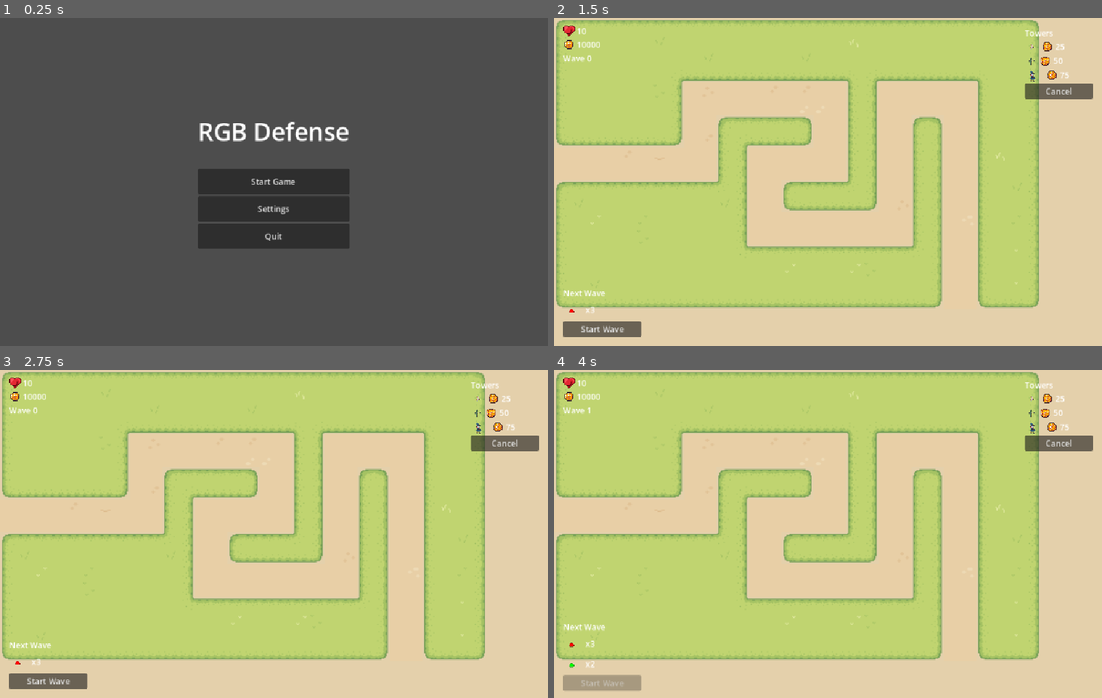
Above: before the commit, frames 1-4 (two rows, left to right).
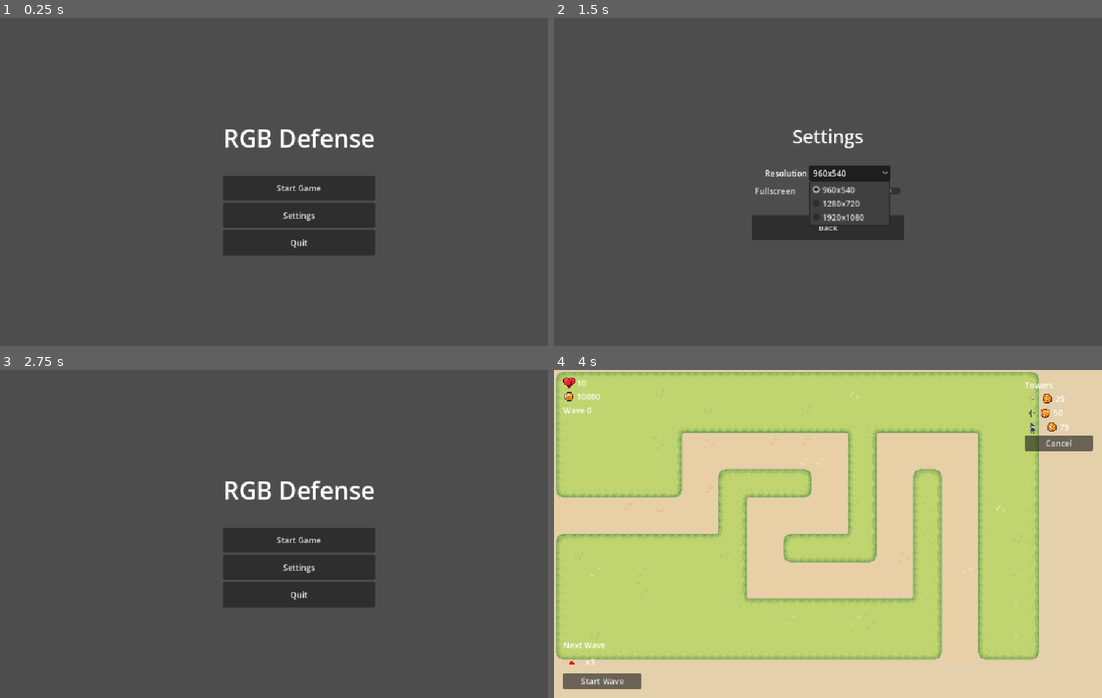
Above: after the commit, the same moments.

Repository: psvm203/rgb-defense
Game: Godot game, scene res://ui/main_menu.tscn
Same seed, same stepped clock (60 frames per second), same inputs: the game is played once before the commit and once after it.
Inputs (mouse positions are in pixels of both pictures, inside the frame that each line leads up to):
- Up to frame 1 (0.25 s): no input
- Up to frame 2 (1.5 s): click "Settings" at 0.5 s; click (849, 172) at 1.25 s, where only the run after the commit has a clickable "960x540"
- Up to frame 3 (2.75 s): click (274, 579) at 2 s, where only the run after the commit has a clickable "Back"
- Up to frame 4 (4 s): click (603, 681) at 2.75 s, where only the run before the commit has a clickable "Start Wave"; click (855, 540) at 3.5 s, where only the run after the commit has a clickable "Start Game"

The runs differ from the first frame. In frame 1, 5.1% of the frame differs, in the area x 36-69%, y 31-73%; in frame 2, 100%, in the area x 0-100%, y 0-100%; in frame 3, 100%; in frame 4, 0.9%.

Commit message:
feat(ui): add settings panel with resolution and fullscreen options

Diff:
--- a/ui/main_menu.gd
+++ b/ui/main_menu.gd
@@ -1,12 +1,73 @@
 extends CanvasLayer
+
+@onready var _menu_panel: VBoxContainer = $MenuPanel
+@onready var _settings_panel: VBoxContainer = $SettingsPanel
+@onready var _res_option: OptionButton = $SettingsPanel/ResHBox/ResOption
+@onready var _fullscreen_check: CheckButton = $SettingsPanel/FullscreenCheck
+
+const RESOLUTIONS: Array[Vector2i] = [
+	Vector2i(960, 540),
+	Vector2i(1280, 720),
+	Vector2i(1920, 1080),
+]
+const CONFIG_SECTION := "display"
+const CONFIG_RES_INDEX := "resolution_index"
+const CONFIG_FULLSCREEN := "fullscreen"
+
+
+func _ready() -> void:
+	_load_settings()
+	_apply_settings()
+
 
 func _on_start_pressed() -> void:
 	get_tree().change_scene_to_file("res://track/track.tscn")
 
 
 func _on_settings_pressed() -> void:
-	pass
+	_menu_panel.visible = false
+	_settings_panel.visible = true
+
+
+func _on_back_pressed() -> void:
+	_settings_panel.visible = false
+	_menu_panel.visible = true
 
 
 func _on_quit_pressed() -> void:
 	get_tree().quit()
+
+
+func _on_resolution_changed(_index: int) -> void:
+	_save_settings()
+	_apply_settings()
+
+
+func _on_fullscreen_toggled(_on: bool) -> void:
+	_save_settings()
+	_apply_settings()
+
+
+func _apply_settings() -> void:
+	var index := _res_option.selected
+	var size := RESOLUTIONS[index]
+	if _fullscreen_check.button_pressed:
+		DisplayServer.window_set_mode(DisplayServer.WINDOW_MODE_FULLSCREEN)
+	else:
+		DisplayServer.window_set_mode(DisplayServer.WINDOW_MODE_WINDOWED)
+		DisplayServer.window_set_size(size)
+
+
+func _save_settings() -> void:
+	var config := ConfigFile.new()
+	config.set_value(CONFIG_SECTION, CONFIG_RES_INDEX, _res_option.selected)
+	config.set_value(CONFIG_SECTION, CONFIG_FULLSCREEN, _fullscreen_check.button_pressed)
+	config.save("user://settings.cfg")
+
+
+func _load_settings() -> void:
+	var config := ConfigFile.new()
+	if config.load("user://settings.cfg") != OK:
+		return
+	_res_option.selected = config.get_value(CONFIG_SECTION, CONFIG_RES_INDEX, 0)
+	_fullscreen_check.button_pressed = config.get_value(CONFIG_SECTION, CONFIG_FULLSCREEN, false)
--- a/ui/main_menu.tscn
+++ b/ui/main_menu.tscn
@@ -5,40 +5,102 @@
 [node name="MainMenu" type="CanvasLayer"]
 script = ExtResource("1_menu")
 
-[node name="CenterContainer" type="CenterContainer" parent="."]
-anchors_preset = 15
-anchor_right = 1.0
-anchor_bottom = 1.0
-
-[node name="VBox" type="VBoxContainer" parent="CenterContainer"]
-layout_mode = 2
+[node name="MenuPanel" type="VBoxContainer" parent="."]
+anchors_preset = 8
+anchor_left = 0.5
+anchor_right = 0.5
+anchor_top = 0.5
+anchor_bottom = 0.5
+offset_left = -100.0
+offset_top = -120.0
+offset_right = 100.0
+offset_bottom = 120.0
 alignment = 1
 
-[node name="Title" type="Label" parent="CenterContainer/VBox"]
+[node name="Title" type="Label" parent="MenuPanel"]
 layout_mode = 2
 horizontal_alignment = 1
 theme_override_font_sizes/font_size = 48
 text = "RGB Defense"
 
-[node name="Spacer" type="Control" parent="CenterContainer/VBox"]
+[node name="Spacer" type="Control" parent="MenuPanel"]
 layout_mode = 2
 custom_minimum_size = Vector2(0, 32)
 
-[node name="StartBtn" type="Button" parent="CenterContainer/VBox"]
+[node name="StartBtn" type="Button" parent="MenuPanel"]
 layout_mode = 2
 custom_minimum_size = Vector2(200, 50)
 text = "Start Game"
 
-[node name="SettingsBtn" type="Button" parent="CenterContainer/VBox"]
+[node name="SettingsBtn" type="Button" parent="MenuPanel"]
 layout_mode = 2
 custom_minimum_size = Vector2(200, 50)
 text = "Settings"
 
-[node name="QuitBtn" type="Button" parent="CenterContainer/VBox"]
+[node name="QuitBtn" type="Button" parent="MenuPanel"]
 layout_mode = 2
 custom_minimum_size = Vector2(200, 50)
 text = "Quit"
 
-[connection signal="pressed" from="CenterContainer/VBox/StartBtn" to="." method="_on_start_pressed"]
-[connection signal="pressed" from="CenterContainer/VBox/SettingsBtn" to="." method="_on_settings_pressed"]
-[connection signal="pressed" from="CenterContainer/VBox/QuitBtn" to="." method="_on_quit_pressed"]
+[node name="SettingsPanel" type="VBoxContainer" parent="."]
+visible = false
+anchors_preset = 8
+anchor_left = 0.5
+anchor_right = 0.5
+anchor_top = 0.5
+anchor_bottom = 0.5
+offset_left = -150.0
+offset_top = -120.0
+offset_right = 150.0
+offset_bottom = 120.0
+alignment = 1
+
+[node name="Title" type="Label" parent="SettingsPanel"]
+layout_mode = 2
+horizontal_alignment = 1
+theme_override_font_sizes/font_size = 36
+text = "Settings"
+
+[node name="Spacer" type="Control" parent="SettingsPanel"]
+layout_mode = 2
+custom_minimum_size = Vector2(0, 24)
+
+[node name="ResHBox" type="HBoxContainer" parent="SettingsPanel"]
+layout_mode = 2
+alignment = 1
+
+[node name="ResLabel" type="Label" parent="SettingsPanel/ResHBox"]
+layout_mode = 2
+text = "Resolution"
+
+[node name="ResOption" type="OptionButton" parent="SettingsPanel/ResHBox"]
+layout_mode = 2
+custom_minimum_size = Vector2(160, 0)
+item_count = 3
+selected = 0
+popup/item_0/text = "960x540"
+popup/item_0/id = 0
+popup/item_1/text = "1280x720"
+popup/item_1/id = 1
+popup/item_2/text = "1920x1080"
+popup/item_2/id = 2
+
+[node name="FullscreenCheck" type="CheckButton" parent="SettingsPanel"]
+layout_mode = 2
+text = "Fullscreen"
+
+[node name="Spacer2" type="Control" parent="SettingsPanel"]
+layout_mode = 2
+custom_minimum_size = Vector2(0, 24)
+
+[node name="BackBtn" type="Button" parent="SettingsPanel"]
+layout_mode = 2
+custom_minimum_size = Vector2(200, 50)
+text = "Back"
+
+[connection signal="pressed" from="MenuPanel/StartBtn" to="." method="_on_start_pressed"]
+[connection signal="pressed" from="MenuPanel/SettingsBtn" to="." method="_on_settings_pressed"]
+[connection signal="pressed" from="MenuPanel/QuitBtn" to="." method="_on_quit_pressed"]
+[connection signal="pressed" from="SettingsPanel/BackBtn" to="." method="_on_back_pressed"]
+[connection signal="item_selected" from="SettingsPanel/ResHBox/ResOption" to="." method="_on_resolution_changed"]
+[connection signal="toggled" from="SettingsPanel/FullscreenCheck" to="." method="_on_fullscreen_toggled"]
